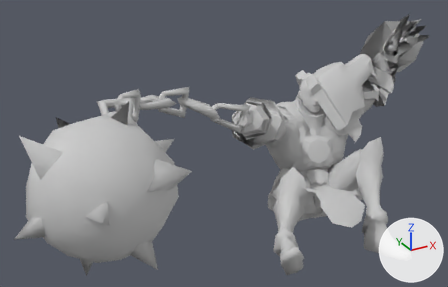
The FBX model Assets/_Project/ArtAssets/Models/Chars/Monster/4028/Monster_4028_FBX.FBX: old version first, new version second.
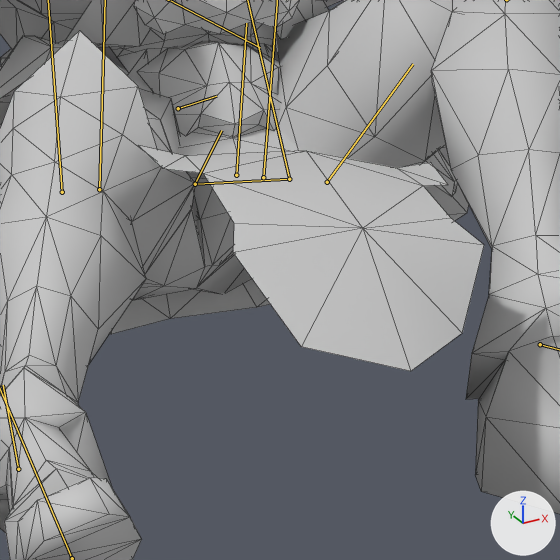
Old and new are each drawn whole from a 50 mm lens placed at (-2.65, -3.44, 5.24), pointed at (-0.86, -0.19, 3.62) and again close up on the part from 62% to 85% of the width and 56% to 91% of the height. The axes (+X, +Y, +Z) are drawn at lower right. The lights are the same throughout. Both versions are drawn at frame 909 of the action 'Take 001'; the numbers are the values there. The bones that bend it are drawn over the model as lines in the close-ups. The close-ups show mesh edges as thin lines.

Names of what the first close-up shows: 'T160415_taizishen'.
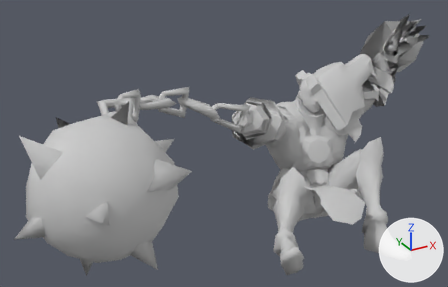
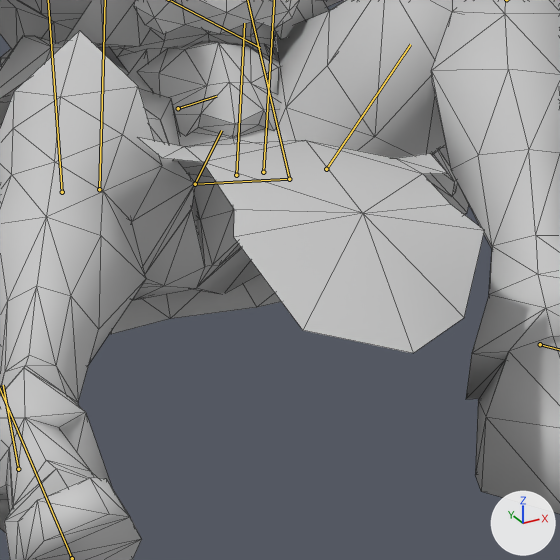
What the commit changed:
Bone 'Bone003' (bone_bone003) turns from (-7, -8, 53) to (-7, -8, 55) degrees about its own x, y and z.

Boxes (x1, y1, x2, y2) around the edits, measured in the close-ups (560 x 560 px):
'T160415_taizishen', posed: (0, 0, 560, 560) in both
bone 'Bone003', root to tip: before (236, 175) to (246, 23); after (236, 175) to (244, 23)
